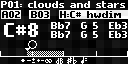
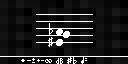
Comparing the layer stacks of the two 128×64 images. Changes:
hid group "big perf screen" (21 layers) over [0, 1, 128, 56]
added group "notation 4" with 12 layers above "notation 3" over [21, 6, 113, 52]
added layer "Layer 684 copy 2" (1st of 2, in "notation 4") in group "notation 4" over [49, 23, 63, 35]
added layer "Layer 684 copy" (1st of 2, in "notation 4") in group "notation 4" over [63, 31, 70, 38]
added layer "Layer 684" (1st of 4, in "notation 4") in group "notation 4" over [48, 37, 63, 47]
added layer "Layer 703" (1st of 3, in "notation 4") in group "notation 4" over [36, 14, 93, 43]
